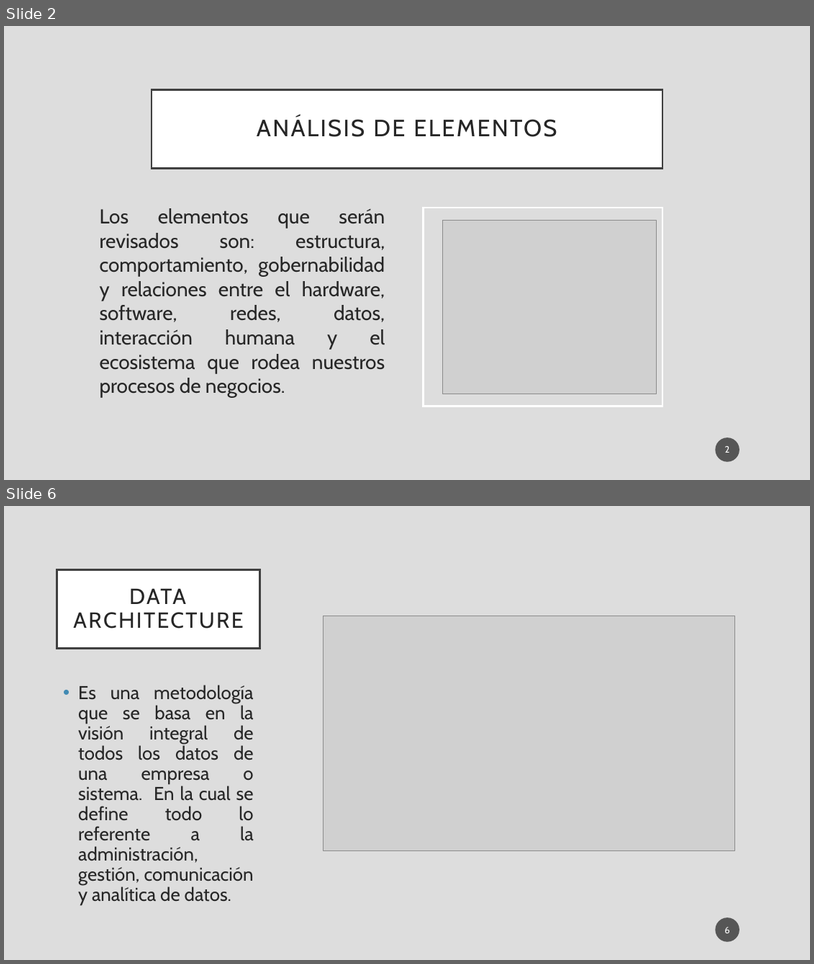
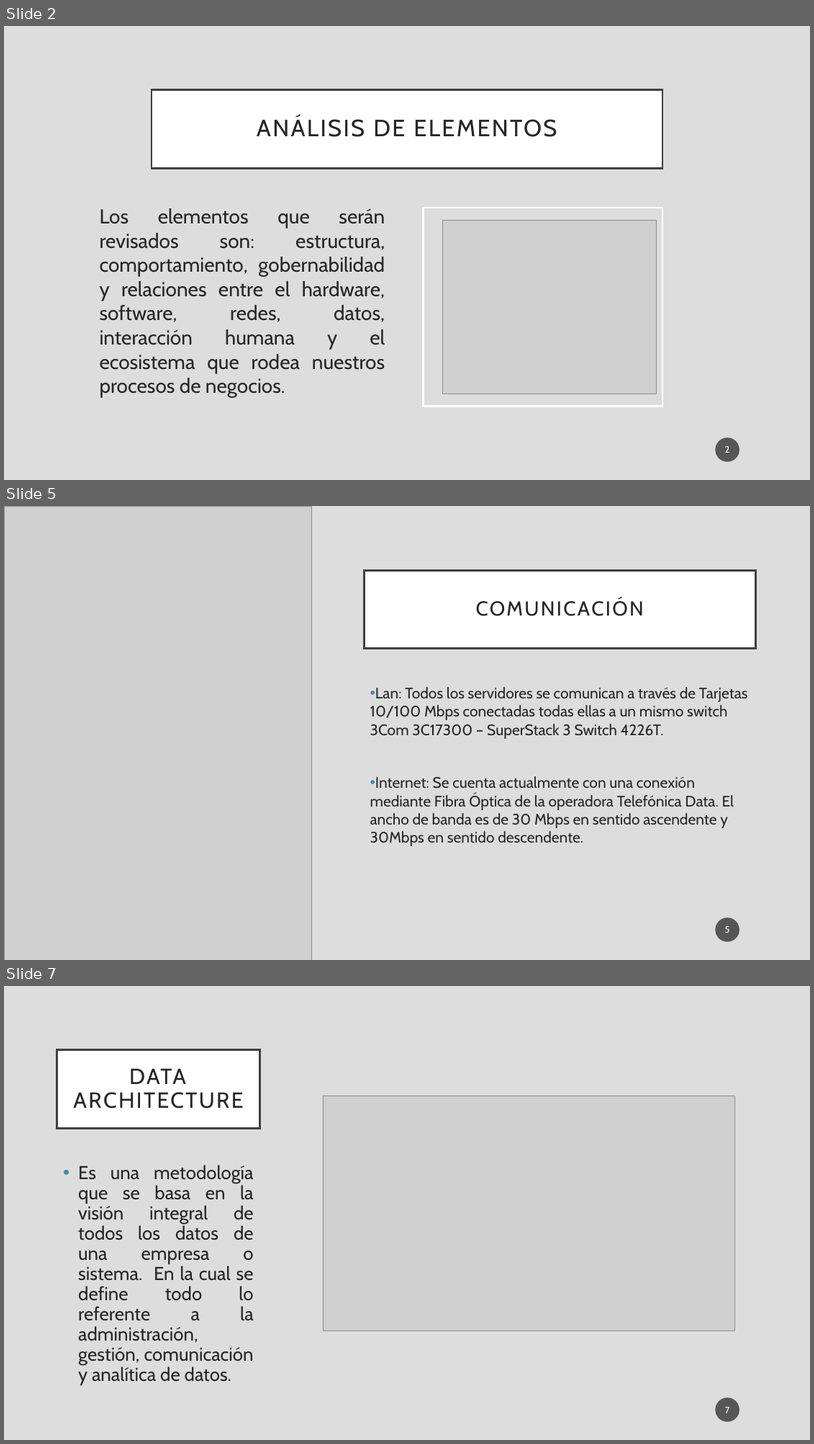
Before and after one commit to LeonelCano/Prueba1, a slide deck: Demanda 8.pptx. Shown one above the other, each under a label of ours: slides 2 and 6 before the commit, slides 2, 5 and 7 after it; the slides between them are not shown. The pictures are 814x964 and 814x1444 pixels, drawn with LibreOffice and Linux fonts; fonts in the diff are those of the drawing; grey boxes stand for pictures. Boxes give left, top, right and bottom in pixels: in the first picture for what was removed or moved away, otherwise in the second. Text is boxed around its words. In the diff, an @@ line names an element or a change of style, - is before the commit and + after.

```diff
--- a/Demanda 8.pptx
+++ b/Demanda 8.pptx
@@ slide 5 added at (4,506,810,960), background #DDDDDD @@
@@ picture added at (4,506,312,960) @@
@@ title added at (365,571,756,648), fill #FFFFFF, outline #404040 2.5 pt, 24 pt, text #262626 @@
+COMUNICACIÓN
@@ text added at (370,687,748,846), 18 pt, text #262626 @@
+• Lan: Todos los servidores se comunican a través de Tarjetas 10/100 Mbps conectadas todas ellas a un mismo switch 3Com 3C17300 – SuperStack 3 Switch 4226T.
+• Internet: Se cuenta actualmente con una conexión mediante Fibra Óptica de la operadora Telefónica Data. El ancho de banda es de 30 Mbps en sentido ascendente y 30Mbps en sentido descendente.
@@ page number added at (716,917,741,942), fill #1D1D1D at 70% opacity, 11 pt, text #FFFFFF @@
+5
@@ what was slide 6 is now slide 7 @@
@@ page number at (725,1406,730,1413): text changed @@
-6
+7
```
Also in this commit, not shown: 3 slides changed.
